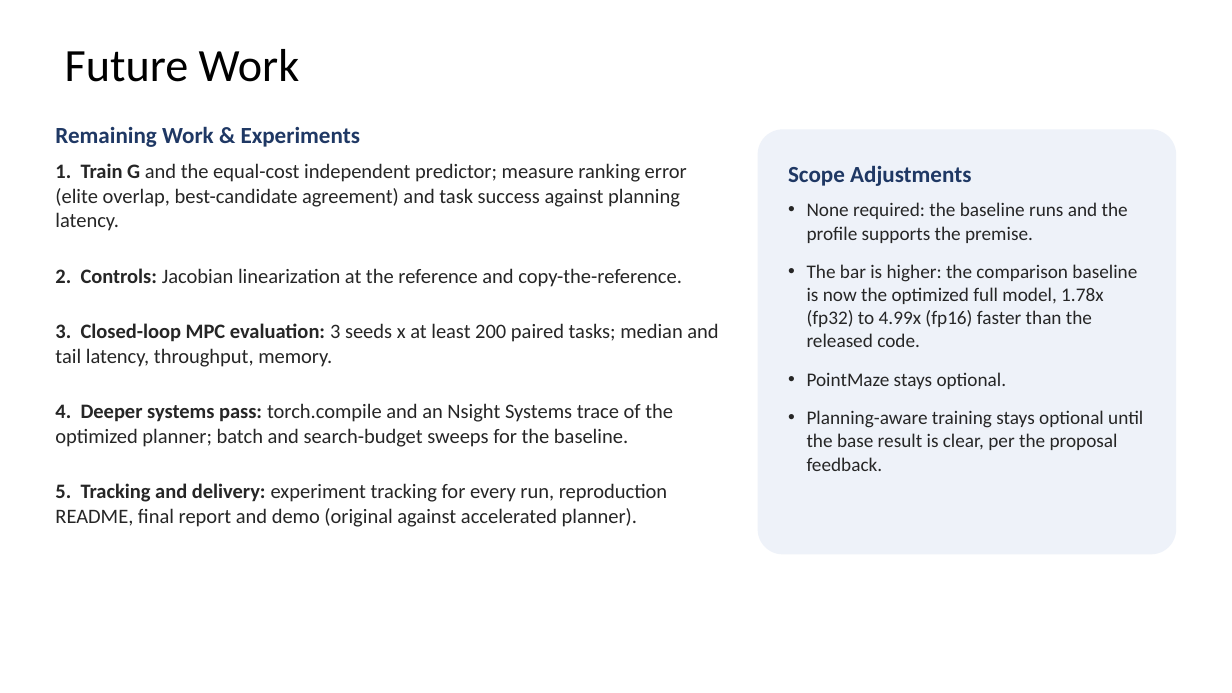
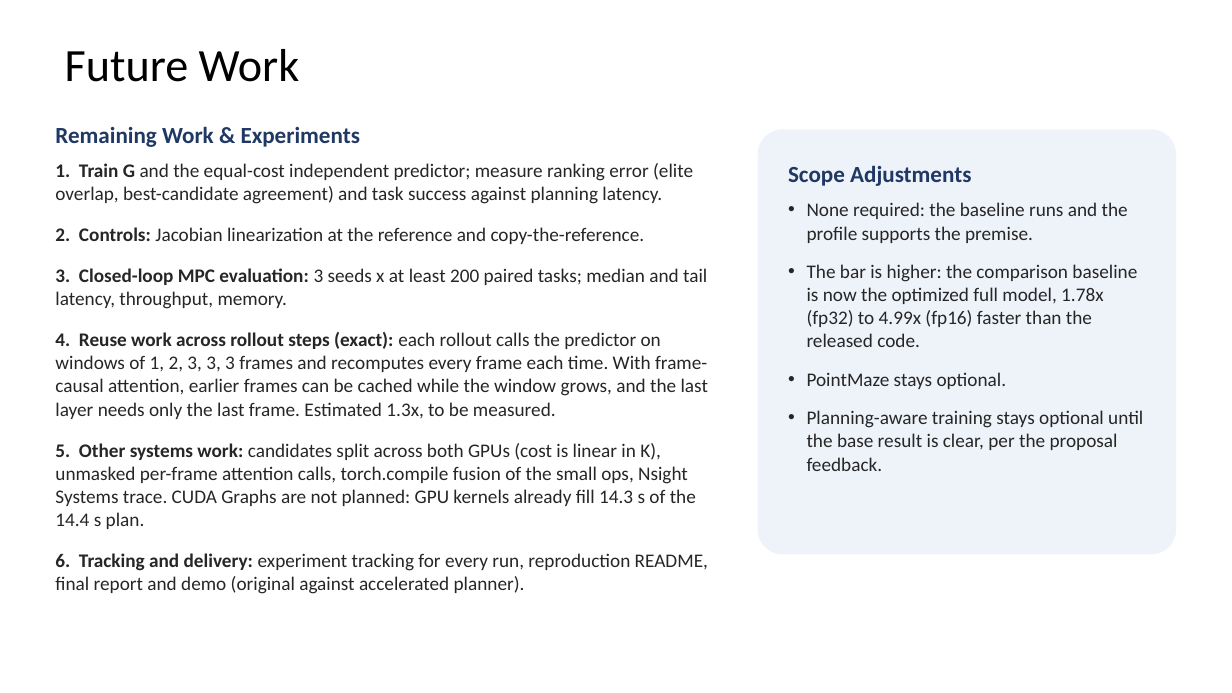
Before and after one commit to WT-MM/hpml-wm-planning, a slide deck: slide 8 of docs/HPML_Midpoint_Report_Team28.pptx. Drawn at 1232x693 pixels with LibreOffice and Linux fonts; fonts in the diff are those of the drawing. Boxes give left, top, right and bottom in pixels: in the first picture for what was removed or moved away, otherwise in the second. Text is boxed around its words. In the diff, an @@ line names an element or a change of style, - is before the commit and + after.

```diff
--- a/docs/HPML_Midpoint_Report_Team28.pptx
+++ b/docs/HPML_Midpoint_Report_Team28.pptx
@@ text at [55,163,707,309]: size 16 to 15 pt in "1. Train G and the equal-cost independent ...", "2. Controls: Jacobian linearization at the reference ...", "3. Closed-loop MPC evaluation: 3 seeds x ..."; less space between paragraphs @@
@@ text at [55,332,708,594]: text changed; size 16 to 15 pt @@
-4. Deeper systems pass: torch.compile and an Nsight Systems trace of the optimized planner; batch and search-budget sweeps for the baseline.
-5. Tracking and delivery: experiment tracking for every run, reproduction README, final report and demo (original against accelerated planner).
+4. Reuse work across rollout steps (exact): each rollout calls the predictor on windows of 1, 2, 3, 3, 3 frames and recomputes every frame each time. With frame-causal attention, earlier frames can be cached while the window grows, and the last layer needs only the last frame. Estimated 1.3x, to be measured.
+5. Other systems work: candidates split across both GPUs (cost is linear in K), unmasked per-frame attention calls, torch.compile fusion of the small ops, Nsight Systems trace. CUDA Graphs are not planned: GPU kernels already fill 14.3 s of the 14.4 s plan.
+6. Tracking and delivery: experiment tracking for every run, reproduction README, final report and demo (original against accelerated planner).
```
Also in this commit, not shown: 1 other file.
